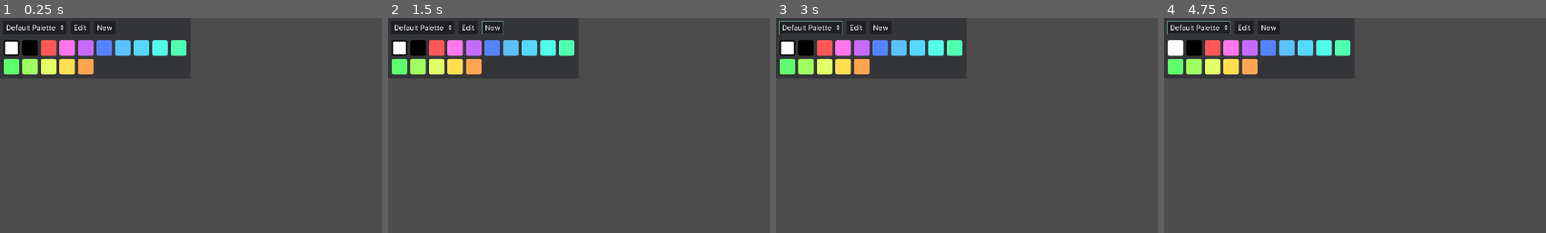
Above: before the commit, frames 1-4 (left to right).
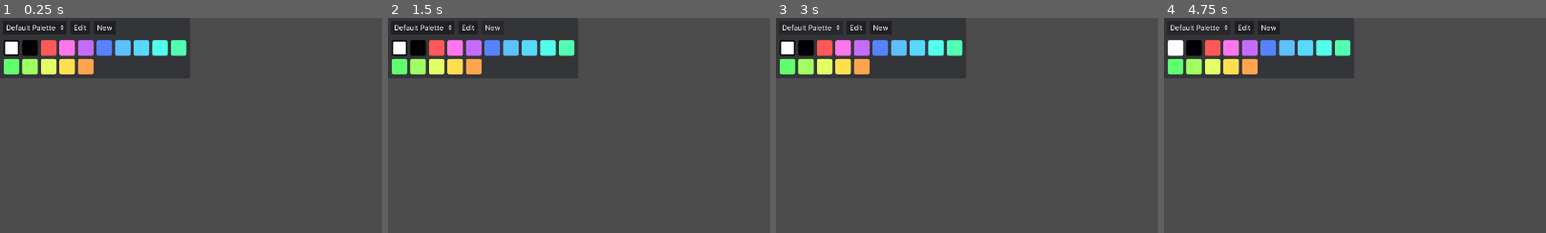
Above: after the commit, the same moments.

Repository: Epsilon0xCell/Lorien
Game: Godot game, scene res://UI/ColorPalettePicker.tscn
Two runs of this game, one before a commit and one after it. Both use one fixed random seed, a clock stepped at 60 frames per second and the inputs below. This scene is started directly instead of the project's main scene.
Inputs (mouse positions are % of the whole screen's width and height, from its top left):
- Up to frame 1 (0.25 s): no input
- Up to frame 2 (1.5 s): click "New" at 0.5 s; click "New" at 1.25 s
- Up to frame 3 (3 s): click "Default Palette" at 2 s; click "Edit" at 2.75 s
- Up to frame 4 (4.75 s): tap Enter at 3.5 s; move the mouse to (1, 7) at 3.52 s; hold D (player_move_right) from 3.53 s (still down); tap Delete (delete_selected_strokes) at 3.6 s; click (1, 7) at 3.67 s; tap Space (player_jump) at 3.77, 4.25, 4.52 s; move the mouse to (4, 7) at 4.27 s; tap S (player_crouch) at 4.35 s; click (4, 7) at 4.42 s
The pictures show only the part of the screen within x 0-50%, y 0-50%; the shares and areas given below are measured in that part.

The runs differ from the first frame. In frame 2, less than 0.1% of the frame differs, in the area x 24-31%, y 1-8%; in frame 3, 0.1%, in the area x 0-18%, y 1-8%; in frame 4, 0.1%.
Error in both runs: Attempt to call function 'popup_centered' in base 'null instance' on a null instance. (res://UI/ColorPalettePicker.gd:79)

Commit message:
Theme overall: most UI elements now have slightly rounded corners

Diff:
--- a/lorien/Main.tscn
+++ b/lorien/Main.tscn
@@ -71,10 +71,10 @@
 }
 
 [node name="ColorPicker" type="ColorPicker" parent="BackgroundColorPickerPopup/PanelContainer"]
-margin_left = 52.0
-margin_top = 52.0
-margin_right = 370.001
-margin_bottom = 476.0
+margin_left = 76.0
+margin_top = 76.0
+margin_right = 394.001
+margin_bottom = 500.0
 edit_alpha = false
 presets_enabled = false
 presets_visible = false
@@ -176,6 +176,7 @@
 popup_exclusive = true
 
 [node name="SettingsDialog" parent="." instance=ExtResource( 10 )]
+visible = false
 anchor_left = 0.5
 anchor_top = 0.5
 anchor_right = 0.5
--- a/lorien/UI/ColorPalettePicker.tscn
+++ b/lorien/UI/ColorPalettePicker.tscn
@@ -1,16 +1,7 @@
-[gd_scene load_steps=5 format=2]
+[gd_scene load_steps=4 format=2]
 
 [ext_resource path="res://UI/Themes/theme_dark.tres" type="Theme" id=1]
 [ext_resource path="res://UI/ColorPalettePicker.gd" type="Script" id=2]
-
-[sub_resource type="StyleBoxFlat" id=1]
-bg_color = Color( 0.207843, 0.211765, 0.227451, 1 )
-corner_radius_top_left = 2
-corner_radius_top_right = 2
-corner_radius_bottom_right = 2
-corner_radius_bottom_left = 2
-shadow_color = Color( 0, 0, 0, 0.313726 )
-shadow_size = 2
 
 [sub_resource type="StyleBoxEmpty" id=2]
 
@@ -18,7 +9,7 @@
 margin_right = 358.0
 margin_bottom = 78.0
 rect_min_size = Vector2( 358, 78 )
-custom_styles/panel = SubResource( 1 )
+theme = ExtResource( 1 )
 script = ExtResource( 2 )
 __meta__ = {
 "_edit_use_anchors_": false
--- a/lorien/UI/Dialogs/NewPaletteDialog.gd
+++ b/lorien/UI/Dialogs/NewPaletteDialog.gd
@@ -9,11 +9,12 @@
 # -------------------------------------------------------------------------------------------------
 func _on_SaveButton_pressed() -> void:
 	var name := _line_edit.text
-	var palette := PaletteManager.create_custom_palette(name)
-	if palette != null:
-		PaletteManager.save()
-		hide()
-		emit_signal("new_palette_created", palette)
+	if !name.empty():
+		var palette := PaletteManager.create_custom_palette(name)
+		if palette != null:
+			PaletteManager.save()
+			hide()
+			emit_signal("new_palette_created", palette)
 
 # -------------------------------------------------------------------------------------------------
 func _on_CancelButton_pressed() -> void:
--- a/lorien/UI/Dialogs/NewPaletteDialog.tscn
+++ b/lorien/UI/Dialogs/NewPaletteDialog.tscn
@@ -58,6 +58,8 @@
 [node name="LineEdit" type="LineEdit" parent="MarginContainer/Container"]
 anchor_right = 1.0
 margin_bottom = 21.0
+placeholder_text = "NEW_PALETTE_DIALOG_PLACEHOLDER"
+placeholder_alpha = 0.5
 __meta__ = {
 "_edit_use_anchors_": false
 }
--- a/lorien/UI/Dialogs/SettingsDialog.tscn
+++ b/lorien/UI/Dialogs/SettingsDialog.tscn
@@ -10,6 +10,7 @@
 [sub_resource type="StyleBoxEmpty" id=3]
 
 [node name="SettingsDialog" type="WindowDialog"]
+visible = true
 margin_right = 520.0
 margin_bottom = 300.0
 rect_min_size = Vector2( 520, 300 )
@@ -126,11 +127,6 @@
 margin_right = 496.0
 margin_bottom = 17.0
 size_flags_horizontal = 3
-custom_styles/hover = SubResource( 2 )
-custom_styles/pressed = SubResource( 2 )
-custom_styles/focus = SubResource( 2 )
-custom_styles/disabled = SubResource( 2 )
-custom_styles/normal = SubResource( 2 )
 flat = true
 color = Color( 1, 1, 1, 1 )
 edit_alpha = false
--- a/lorien/UI/Themes/theme_dark.tres
+++ b/lorien/UI/Themes/theme_dark.tres
@@ -13,18 +13,21 @@
 content_margin_top = 4.0
 content_margin_bottom = 4.0
 bg_color = Color( 0.339203, 0.345581, 0.371094, 1 )
+corner_radius_top_left = 1
+corner_radius_top_right = 1
+corner_radius_bottom_right = 1
+corner_radius_bottom_left = 1
 
 [sub_resource type="StyleBoxFlat" id=2]
 content_margin_left = 6.0
 content_margin_right = 6.0
 content_margin_top = 4.0
 content_margin_bottom = 4.0
-bg_color = Color( 0.12549, 0.129412, 0.141176, 1 )
-border_width_left = 1
-border_width_top = 1
-border_width_right = 1
-border_width_bottom = 1
-border_color = Color( 0.419608, 0.6, 0.556863, 1 )
+bg_color = Color( 0.156863, 0.160784, 0.176471, 1 )
+corner_radius_top_left = 1
+corner_radius_top_right = 1
+corner_radius_bottom_right = 1
+corner_radius_bottom_left = 1
 
 [sub_resource type="StyleBoxFlat" id=3]
 content_margin_left = 6.0
@@ -32,47 +35,71 @@
 content_margin_top = 4.0
 content_margin_bottom = 4.0
 bg_color = Color( 0.12549, 0.129412, 0.141176, 1 )
-
-[sub_resource type="StyleBoxLine" id=4]
+corner_radius_top_left = 1
+corner_radius_top_right = 1
+corner_radius_bottom_right = 1
+corner_radius_bottom_left = 1
+
+[sub_resource type="StyleBoxFlat" id=4]
+corner_radius_top_left = 1
+corner_radius_top_right = 1
+corner_radius_bottom_right = 1
+corner_radius_bottom_left = 1
+
+[sub_resource type="StyleBoxLine" id=5]
 color = Color( 0.2821, 0.28768, 0.31, 1 )
 
-[sub_resource type="StyleBoxFlat" id=5]
+[sub_resource type="StyleBoxFlat" id=6]
 bg_color = Color( 0.572549, 1, 0.894118, 1 )
 
-[sub_resource type="StyleBoxLine" id=6]
+[sub_resource type="StyleBoxLine" id=7]
 color = Color( 0.12549, 0.129412, 0.141176, 1 )
 grow_begin = 0.0
 grow_end = 0.0
 thickness = 5
 
-[sub_resource type="StyleBoxFlat" id=7]
-bg_color = Color( 0.12549, 0.129412, 0.141176, 1 )
-
-[sub_resource type="StyleBoxEmpty" id=8]
+[sub_resource type="StyleBoxFlat" id=8]
+bg_color = Color( 0.12549, 0.129412, 0.141176, 1 )
+
+[sub_resource type="StyleBoxEmpty" id=9]
 content_margin_left = 2.0
 content_margin_right = 2.0
 
-[sub_resource type="StyleBoxFlat" id=9]
+[sub_resource type="StyleBoxFlat" id=10]
 content_margin_left = 4.0
 content_margin_right = 4.0
-bg_color = Color( 0.12549, 0.129412, 0.141176, 1 )
-border_width_left = 1
-border_width_top = 1
-border_width_right = 1
-border_width_bottom = 1
-border_color = Color( 0.419608, 0.6, 0.556863, 1 )
-
-[sub_resource type="StyleBoxFlat" id=10]
+bg_color = Color( 0.156863, 0.160784, 0.176471, 1 )
+corner_radius_top_left = 1
+corner_radius_top_right = 1
+corner_radius_bottom_right = 1
+corner_radius_bottom_left = 1
+
+[sub_resource type="StyleBoxFlat" id=11]
 content_margin_left = 4.0
 content_margin_right = 4.0
 content_margin_top = 2.0
 content_margin_bottom = 2.0
 bg_color = Color( 0.12549, 0.129412, 0.141176, 1 )
-
-[sub_resource type="StyleBoxFlat" id=11]
-bg_color = Color( 0.12549, 0.129412, 0.141176, 1 )
+corner_radius_top_left = 1
+corner_radius_top_right = 1
+corner_radius_bottom_right = 1
+corner_radius_bottom_left = 1
 
 [sub_resource type="StyleBoxFlat" id=12]
+bg_color = Color( 0.12549, 0.129412, 0.141176, 1 )
+corner_radius_top_left = 1
+corner_radius_top_right = 2
+corner_radius_bottom_right = 2
+corner_radius_bottom_left = 2
+
+[sub_resource type="StyleBoxFlat" id=13]
+bg_color = Color( 0.207843, 0.211765, 0.227451, 1 )
+corner_radius_top_left = 1
+corner_radius_top_right = 1
+corner_radius_bottom_right = 1
+corner_radius_bottom_left = 1
+
+[sub_resource type="StyleBoxFlat" id=14]
 content_margin_left = 6.0
 content_margin_right = 6.0
 content_margin_top = 4.0
@@ -127,17 +154,17 @@
 shadow_color = Color( 0, 0, 0, 0.317647 )
 shadow_size = 4
 
-[sub_resource type="StyleBoxFlat" id=19]
-bg_color = Color( 0.12549, 0.129412, 0.141176, 1 )
-
-[sub_resource type="StyleBoxFlat" id=20]
+[sub_resource type="StyleBoxFlat" id=21]
+bg_color = Color( 0.12549, 0.129412, 0.141176, 1 )
+
+[sub_resource type="StyleBoxFlat" id=22]
 content_margin_left = 4.0
 content_margin_right = 4.0
 content_margin_top = 4.0
 content_margin_bottom = 4.0
 bg_color = Color( 1, 1, 1, 0.2 )
 
-[sub_resource type="StyleBoxFlat" id=21]
+[sub_resource type="StyleBoxFlat" id=23]
 content_margin_left = 8.0
 content_margin_right = 8.0
 content_margin_top = 8.0
@@ -148,9 +175,13 @@
 border_width_right = 1
 border_width_bottom = 1
 border_color = Color( 0.207843, 0.211765, 0.227451, 1 )
+corner_radius_top_left = 1
+corner_radius_top_right = 1
+corner_radius_bottom_right = 1
+corner_radius_bottom_left = 1
 expand_margin_top = 24.0
-shadow_color = Color( 0, 0, 0, 0.3 )
-shadow_size = 4
+shadow_color = Color( 0, 0, 0, 0.156863 )
+shadow_size = 2
 
 [resource]
 default_font = ExtResource( 1 )
@@ -176,15 +207,27 @@
 ColorPicker/icons/overbright_indicator = null
 ColorPicker/icons/preset_bg = null
 ColorPicker/icons/screen_picker = ExtResource( 6 )
+ColorPickerButton/colors/font_color = Color( 1, 1, 1, 1 )
+ColorPickerButton/colors/font_color_disabled = Color( 0.9, 0.9, 0.9, 0.3 )
+ColorPickerButton/colors/font_color_hover = Color( 1, 1, 1, 1 )
+ColorPickerButton/colors/font_color_pressed = Color( 0.8, 0.8, 0.8, 1 )
+ColorPickerButton/constants/hseparation = 2
+ColorPickerButton/fonts/font = null
+ColorPickerButton/icons/bg = null
+ColorPickerButton/styles/disabled = SubResource( 4 )
+ColorPickerButton/styles/focus = SubResource( 4 )
+ColorPickerButton/styles/hover = SubResource( 4 )
+ColorPickerButton/styles/normal = SubResource( 4 )
+ColorPickerButton/styles/pressed = SubResource( 4 )
 HSeparator/constants/separation = 4
-HSeparator/styles/separator = SubResource( 4 )
+HSeparator/styles/separator = SubResource( 5 )
 HSlider/icons/grabber = ExtResource( 5 )
 HSlider/icons/grabber_disabled = null
 HSlider/icons/grabber_highlight = ExtResource( 5 )
 HSlider/icons/tick = null
-HSlider/styles/grabber_area = SubResource( 5 )
-HSlider/styles/grabber_area_highlight = SubResource( 5 )
-HSlider/styles/slider = SubResource( 6 )
+HSlider/styles/grabber_area = SubResource( 6 )
+HSlider/styles/grabber_area_highlight = SubResource( 6 )
+HSlider/styles/slider = SubResource( 7 )
 ItemList/colors/font_color = Color( 1, 1, 1, 1 )
 ItemList/colors/font_color_selected = Color( 1, 1, 1, 1 )
 ItemList/colors/guide_color = Color( 0, 0, 0, 0.1 )
@@ -193,7 +236,7 @@
 ItemList/constants/line_separation = 2
 ItemList/constants/vseparation = 2
 ItemList/fonts/font = ExtResource( 1 )
-ItemList/styles/bg = SubResource( 7 )
+ItemList/styles/bg = SubResource( 8 )
 ItemList/styles/bg_focus = null
 ItemList/styles/cursor = null
 ItemList/styles/cursor_unfocused = null
@@ -218,10 +261,11 @@
 LineEdit/constants/minimum_spaces = 12
 LineEdit/fonts/font = null
 LineEdit/icons/clear = null
-LineEdit/styles/focus = SubResource( 9 )
-LineEdit/styles/normal = SubResource( 10 )
+LineEdit/styles/focus = SubResource( 10 )
+LineEdit/styles/normal = SubResource( 11 )
 LineEdit/styles/read_only = null
-Panel/styles/panel = SubResource( 11 )
+Panel/styles/panel = SubResource( 12 )
+PanelContainer/styles/panel = SubResource( 13 )
 PopupMenu/colors/font_color = Color( 1, 1, 1, 1 )
 PopupMenu/colors/font_color_accel = Color( 0.7, 0.7, 0.7, 0.8 )
 PopupMenu/colors/font_color_disabled = Color( 0.4, 0.4, 0.4, 0.8 )
@@ -284,16 +328,16 @@
 Tree/icons/select_arrow = null
 Tree/icons/unchecked = null
 Tree/icons/updown = null
-Tree/styles/bg = SubResource( 19 )
-Tree/styles/bg_focus = SubResource( 19 )
+Tree/styles/bg = SubResource( 21 )
+Tree/styles/bg_focus = SubResource( 21 )
 Tree/styles/button_pressed = null
 Tree/styles/cursor = null
 Tree/styles/cursor_unfocused = null
 Tree/styles/custom_button = null
 Tree/styles/custom_button_hover = null
 Tree/styles/custom_button_pressed = null
-Tree/styles/selected = SubResource( 20 )
-Tree/styles/selected_focus = SubResource( 20 )
+Tree/styles/selected = SubResource( 22 )
+Tree/styles/selected_focus = SubResource( 22 )
 Tree/styles/title_button_hover = null
 Tree/styles/title_button_normal = null
 Tree/styles/title_button_pressed = null
@@ -305,4 +349,4 @@
 WindowDialog/fonts/title_font = ExtResource( 2 )
 WindowDialog/icons/close = ExtResource( 3 )
 WindowDialog/icons/close_highlight = ExtResource( 3 )
-WindowDialog/styles/panel = SubResource( 21 )
+WindowDialog/styles/panel = SubResource( 23 )
Not shown, changed: lorien/Assets/I18n/de.txt
Not shown, changed: lorien/Assets/I18n/en.txt
Not shown, changed: lorien/Assets/I18n/es.txt
Not shown, changed: lorien/Assets/I18n/it.txt
Not shown, changed: lorien/Assets/I18n/ru.txt
Not shown: 6 places in lorien/UI/Themes/theme_dark.tres that only renumber resources
